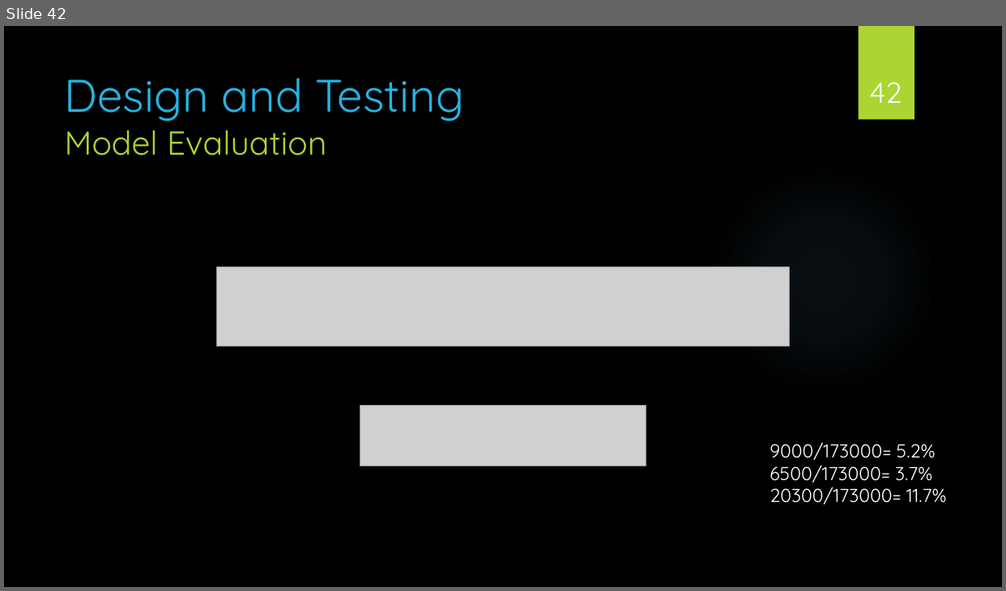
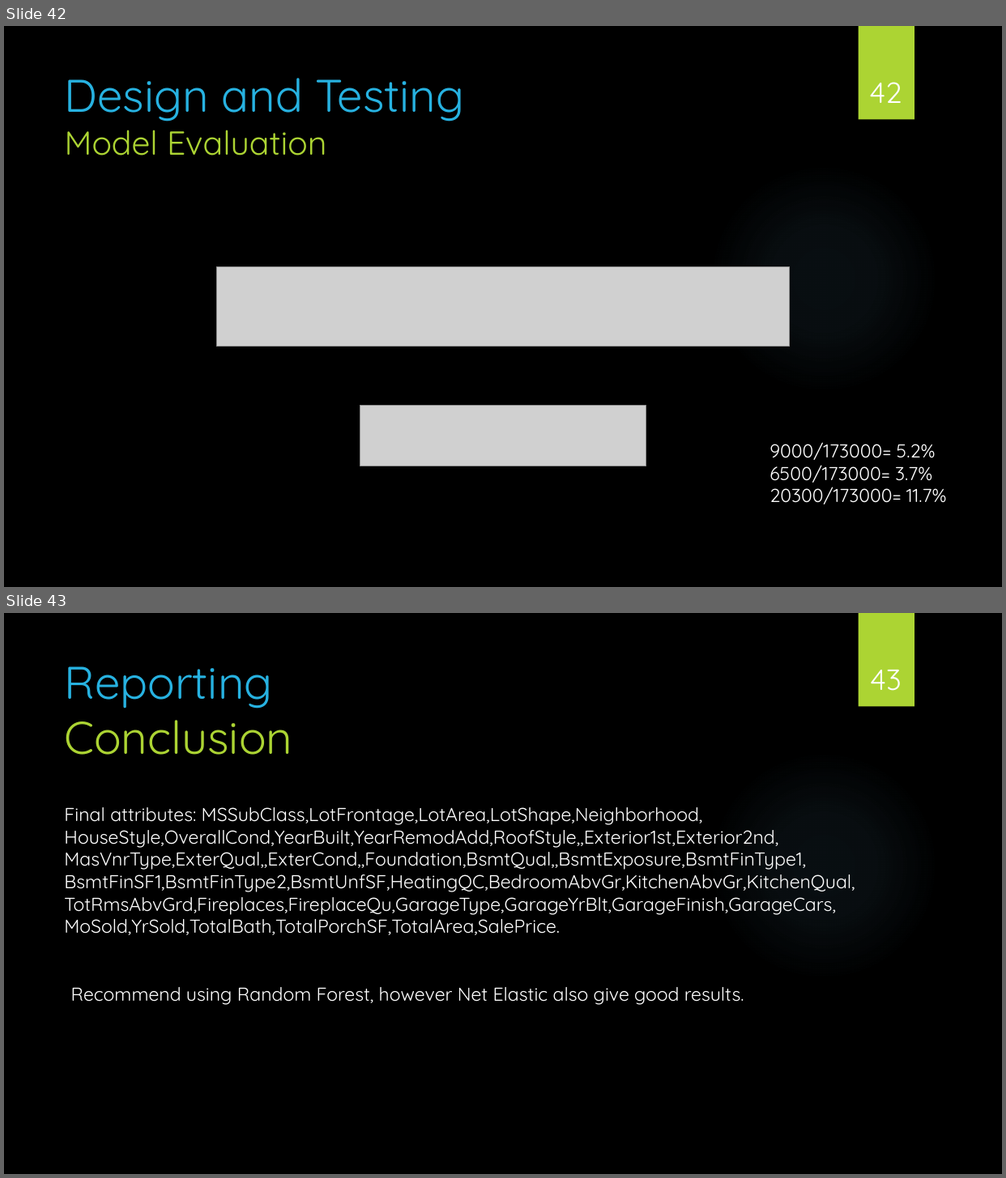
Before and after one commit to AbdullahArshad94/HousingData, a slide deck: endyearproject.pptx. Shown one above the other, each under a label of ours: slide 42 before the commit, slides 42 and 43 after it. The pictures are 1006x591 and 1006x1178 pixels, drawn with LibreOffice and Linux fonts; fonts in the diff are those of the drawing; grey boxes stand for pictures; background and template pictures are left out. Boxes give left, top, right and bottom in pixels: in the first picture for what was removed or moved away, otherwise in the second. Text is boxed around its words. In the diff, an @@ line names an element or a change of style, - is before the commit and + after.

```diff
--- a/endyearproject.pptx
+++ b/endyearproject.pptx
@@ slide 43 added at <box>4,613,1002,1174</box>, background picture (left out); not listed: 2 template elements that a slide beside it also shows @@
@@ title added at <box>65,666,293,755</box>, 44 pt, text #ACD433 @@
+Reporting
+Conclusion
@@ page number added at <box>870,670,901,691</box>, 28 pt, text #FFFFFF @@
+43
@@ text added at <box>64,807,854,935</box>, 18 pt, text #FFFFFF @@
+Final attributes: MSSubClass,LotFrontage,LotArea,LotShape,Neighborhood,
+HouseStyle,OverallCond,YearBuilt,YearRemodAdd,RoofStyle,,Exterior1st,Exterior2nd,
+MasVnrType,ExterQual,,ExterCond,,Foundation,BsmtQual,,BsmtExposure,BsmtFinType1,
+BsmtFinSF1,BsmtFinType2,BsmtUnfSF,HeatingQC,BedroomAbvGr,KitchenAbvGr,KitchenQual,
+TotRmsAbvGrd,Fireplaces,FireplaceQu,GarageType,GarageYrBlt,GarageFinish,GarageCars,
+MoSold,YrSold,TotalBath,TotalPorchSF,TotalArea,SalePrice.
@@ text added at <box>71,987,744,1005</box>, 18 pt, text #FFFFFF @@
+Recommend using Random Forest, however Net Elastic also give good results.
```
Also in this commit, not shown: 1 slide changed, 1 other slide added, 1 slide removed, 3 other files.
